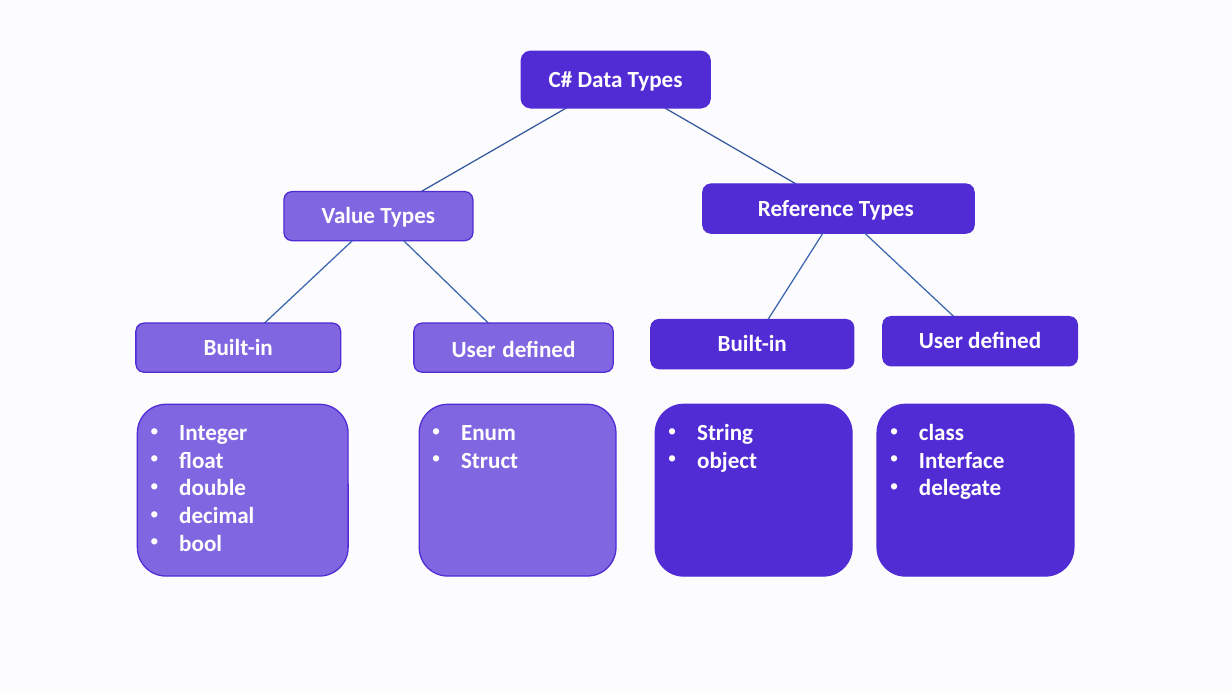
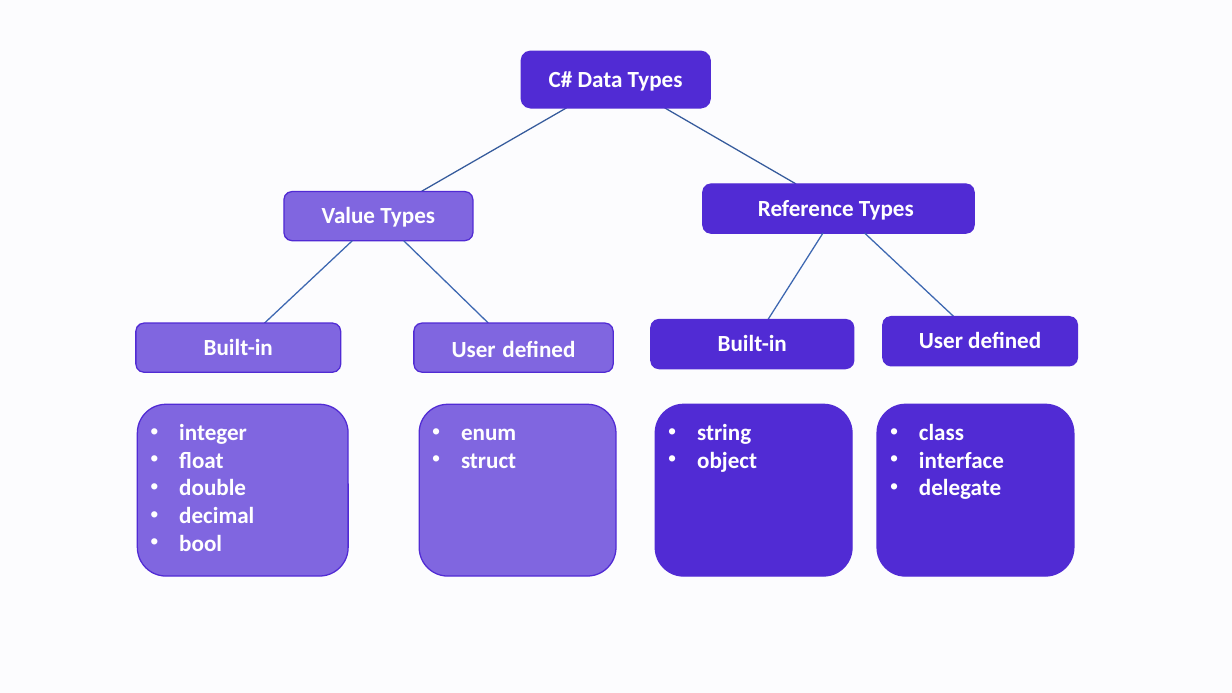
Before and after one commit to NaveenChittimalla/C-Sharp-Fundamentals, a slide deck: slide 15 of docs/C Sharp Programming Language - Fundaments.pptx. Drawn at 1232x693 pixels with LibreOffice and Linux fonts; fonts in the diff are those of the drawing. Boxes give left, top, right and bottom in pixels: in the first picture for what was removed or moved away, otherwise in the second. Text is boxed around its words. In the diff, an @@ line names an element or a change of style, - is before the commit and + after.

```diff
--- a/docs/C Sharp Programming Language - Fundaments.pptx
+++ b/docs/C Sharp Programming Language - Fundaments.pptx
@@ text in rounded rectangle at (x1=179, y1=424, x2=247, y2=444): text changed @@
-• Integer
+• integer
@@ text in rounded rectangle at (x1=461, y1=428, x2=516, y2=468): text changed @@
-• Enum
-• Struct
+• enum
+• struct
@@ text in rounded rectangle at (x1=697, y1=424, x2=751, y2=444): text changed @@
-• String
+• string
@@ text in rounded rectangle at (x1=919, y1=452, x2=1004, y2=468): text changed @@
-• Interface
+• interface
```
Also in this commit, not shown: 1 other slide changed, 2 other files.
